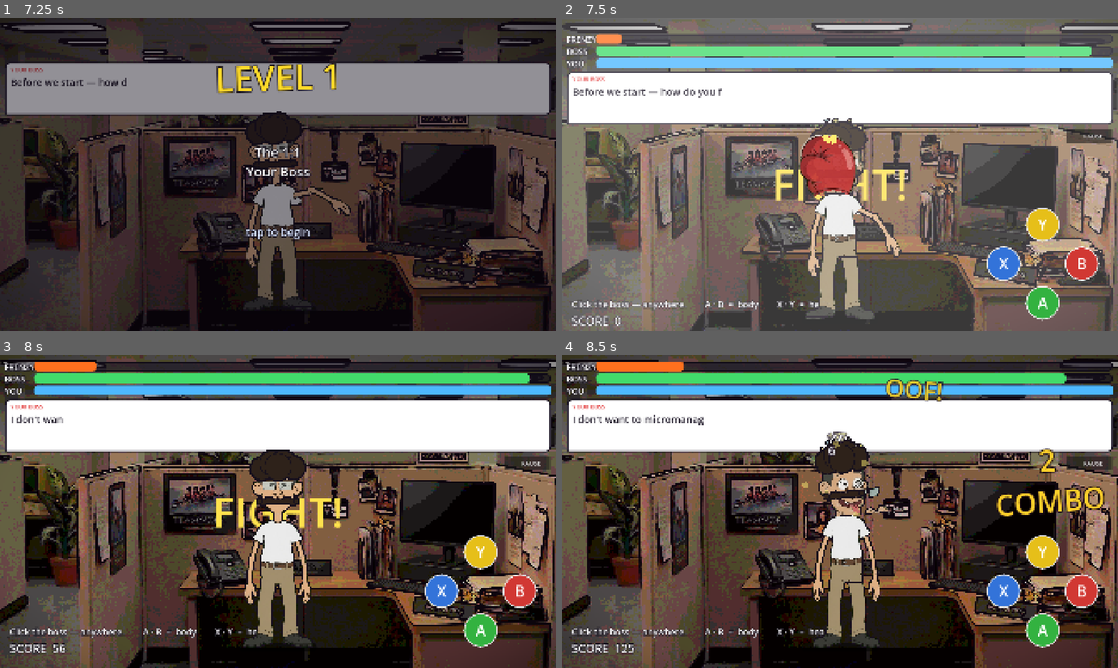
Above: before the commit, frames 1-4 (two rows, left to right).
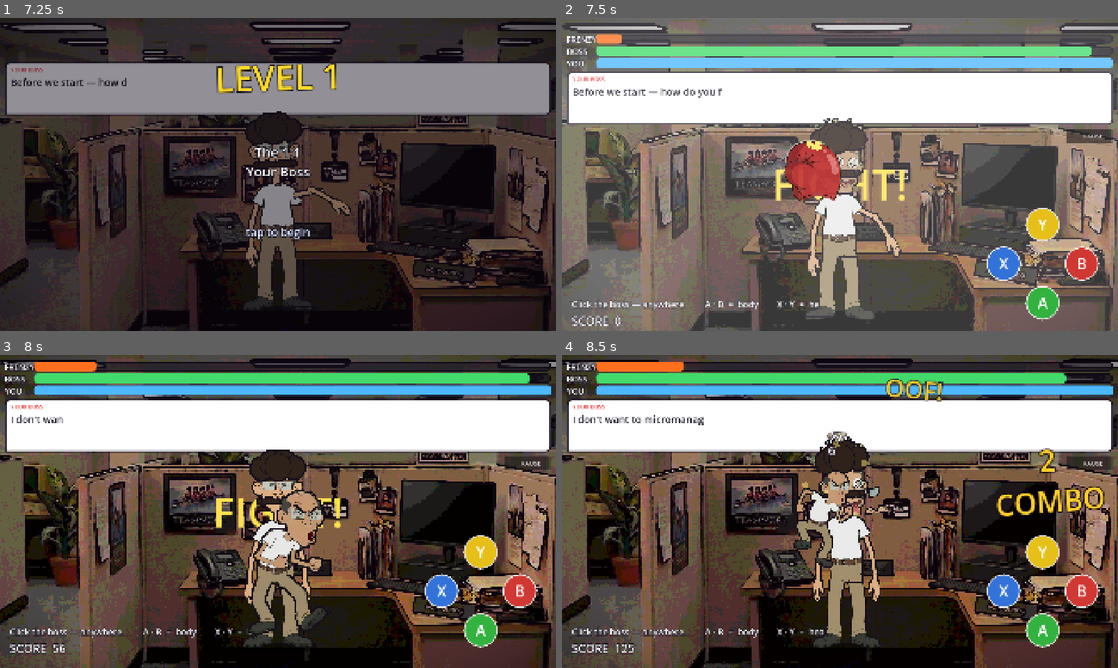
Above: after the commit, the same moments.

Repository: StaraxcreamTM/punch-my-boss-jun-14-2026
Game: Godot game, scene res://scenes/main.tscn
Two runs of this game, one before a commit and one after it. Both use one fixed random seed, a clock stepped at 60 frames per second and the inputs below.
Inputs (mouse positions are in pixels of both pictures, inside the frame that each line leads up to):
- Up to frame 1 (7.25 s): tap Enter at 0.5 s; move the mouse to (400, 158) at 0.52 s; hold Right 0.53-1.25 s; tap B at 0.6 s; click (400, 158) at 0.67 s; tap Space at 0.77 s; click "NEXT" at 1.25 s; click "NEXT" at 2 s; click "NEXT" at 2.75 s; click "NEXT" at 3.5 s; click "NEXT" at 4.25 s; click "NEXT" at 5 s; click "< BACK" at 5.75 s; click "PLAY - LEVEL 1" at 6.5 s
- Up to frame 2 (7.5 s): tap Enter at 7.25 s; move the mouse to (728, 190) at 7.27 s; hold Down from 7.28 s (still down); tap X at 7.35 s
- Up to frame 3 (8 s): keep holding Down; tap Space at 7.52 s
- Up to frame 4 (8.5 s): move the mouse to (895, 442) at 8.02 s; release Down at 8.03 s; hold Right from 8.03 s (still down); tap Y at 8.1 s

Frame 1 is identical in both runs. In frame 2, 1.7% of the frame differs, in the area x 39-53%, y 37-59%; in frame 3, 2.6%, in the area x 44-59%, y 43-90%; in frame 4, 1.4%.

Commit message:
v0.37: hand-drawn charge entrance for the suit boss (from uploaded video)
The uploaded mp4 is the first boss (the "suit" character) in a green-screen
charge animation: he stands, gets furious, charges forward fists-up yelling,
and lunges at the camera with a huge punch. 145 frames, 24fps, 480x640.

No ffmpeg on PATH, but opencv (5.0) and pyav are installed, so frames were
decoded with cv2 - no install needed, nothing to approve.

Extracted every 3rd frame (~8fps source -> played at 12fps), keyed the green
with the standard key, and cropped all frames to a shared UNION bbox so the
character doesn't jitter between frames while his in-frame motion is preserved.
49 frames, PNG-optimised, 7.1 MB, under assets/boss2/anim/charge/.

New frame-sequence playback on the same overlay sprite the poses use:
play_anim(name, fps, done) runs a keyed sequence once and hands back to the rig
via a callback. Wired as the suit boss's fight entrance - it plays, then
_enter_guard fires on completion. Big Terry keeps his walk-in pose; the system
picks charge > walk > nothing per character.

Verified on a filmstrip: the charge plays full-size with feet on the floor at
level 1 start, then the rig takes over for combat.

Note: 7.1 MB for one animation is heavy for the mobile target. Fine for a
signature entrance, but if more video animations are added, they'll want a
frame-count/resolution budget or an atlas.

Co-Authored-By: Claude Opus 4.8 (1M context) <noreply@anthropic.com>

Diff:
--- a/game/scripts/main.gd
+++ b/game/scripts/main.gd
@@ -552,6 +552,7 @@
 		rig_anim.update(delta)
 
 	_update_pose(delta)
+	_update_anim(delta)
 	if _punch_cd > 0.0:
 		_punch_cd -= delta
 	# Roll the score readout up toward the real value rather than snapping.
@@ -2010,9 +2011,15 @@
 		_prompt.visible = false
 		_say(String(_level_cfg().get("line", "")))
 	else:
-		if has_pose("walk"):
+		if has_anim("charge"):
+			# Hand-drawn charge intro (from the uploaded video). It plays once,
+			# then the fight begins on the callback.
+			play_anim("charge", 12.0, _enter_guard)
+		elif has_pose("walk"):
 			play_entrance()
-		_enter_guard()
+			_enter_guard()
+		else:
+			_enter_guard()
 
 func _show_gameover(won: bool) -> void:
 	close_menu()
@@ -3173,3 +3180,82 @@
 	difficulty = (difficulty + 1) % 3
 	_save_prefs()
 	open_menu(Phase.OPTIONS)
+
+# --- hand-drawn frame animation ---------------------------------------------
+# Plays a keyed frame sequence (e.g. the charge extracted from the uploaded
+# video) on the same overlay sprite the poses use. One-shot: it runs once, then
+# hands back to the rig via an optional callback. Frames share a union bbox so
+# the character doesn't jitter between them.
+var _anim_frames: Array = []
+var _anim_i: int = 0
+var _anim_t: float = 0.0
+var _anim_fps: float = 8.0
+var _anim_playing: bool = false
+var _anim_done: Callable
+
+func _anim_dir(name: String) -> String:
+	return "res://assets/%s/anim/%s" % ["boss3" if character == "big" else "boss2", name]
+
+func has_anim(name: String) -> bool:
+	return ResourceLoader.exists("%s/f000.png" % _anim_dir(name))
+
+func play_anim(name: String, fps: float, done: Callable = Callable()) -> void:
+	if not has_anim(name):
+		if done.is_valid():
+			done.call()
+		return
+	_anim_frames.clear()
+	var dir := _anim_dir(name)
+	var i := 0
+	while true:
+		var path := "%s/f%03d.png" % [dir, i]
+		if not ResourceLoader.exists(path):
+			break
+		_anim_frames.append(load(path))
+		i += 1
+	if _anim_frames.is_empty():
+		if done.is_valid():
+			done.call()
+		return
+	# Reuse the pose sprite as the surface.
+	if _pose_spr == null:
+		_pose_spr = Sprite2D.new()
+		_pose_spr.centered = false
+		_pose_spr.z_index = 20
+		_pose_spr.material = _outline_mat
+		rig.add_child(_pose_spr)
+	_pose_name = "@anim"
+	_set_rig_visible(false)
+	_anim_i = 0
+	_anim_t = 0.0
+	_anim_fps = fps
+	_anim_playing = true
+	_anim_done = done
+	_show_anim_frame()
+
+func _show_anim_frame() -> void:
+	var tex: Texture2D = _anim_frames[_anim_i]
+	_pose_spr.texture = tex
+	# Scale so the frame stands ~full rig height, feet on the floor line, and
+	# horizontally centred - matching where the sliced figure stands.
+	var target_h := 1180.0
+	var sc := target_h / float(tex.get_height())
+	_pose_spr.scale = Vector2(sc, sc)
+	_pose_spr.position = Vector2(260.0 - tex.get_width() * sc * 0.5, 1240.0 - tex.get_height() * sc)
+	_pose_spr.visible = true
+
+func _update_anim(delta: float) -> void:
+	if not _anim_playing:
+		return
+	_anim_t += delta
+	var frame_dur := 1.0 / _anim_fps
+	while _anim_t >= frame_dur:
+		_anim_t -= frame_dur
+		_anim_i += 1
+		if _anim_i >= _anim_frames.size():
+			_anim_playing = false
+			_pose_name = ""
+			if _anim_done.is_valid():
+				_anim_done.call()
+			return
+		_show_anim_frame()
Binary file added: game/assets/boss2/anim/charge/f000.png
Not shown, added: game/assets/boss2/anim/charge/f000.png.import
Binary file added: game/assets/boss2/anim/charge/f001.png
Not shown, added: game/assets/boss2/anim/charge/f001.png.import
Binary file added: game/assets/boss2/anim/charge/f002.png
Not shown, added: game/assets/boss2/anim/charge/f002.png.import
Binary file added: game/assets/boss2/anim/charge/f003.png
Not shown, added: game/assets/boss2/anim/charge/f003.png.import
Binary file added: game/assets/boss2/anim/charge/f004.png
Not shown, added: game/assets/boss2/anim/charge/f004.png.import
Binary file added: game/assets/boss2/anim/charge/f005.png
Not shown, added: game/assets/boss2/anim/charge/f005.png.import
(and 90 more such lines)
